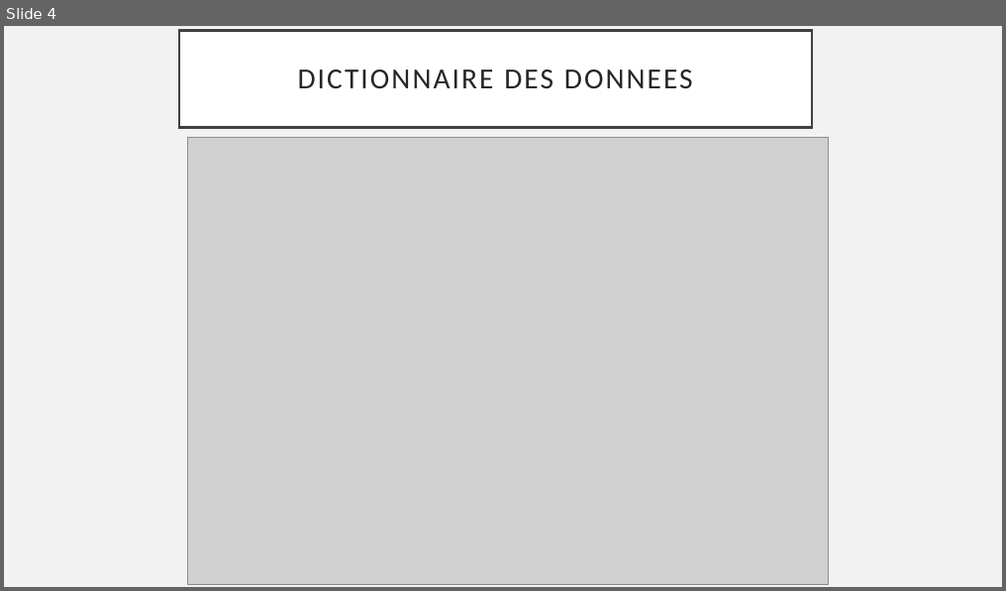
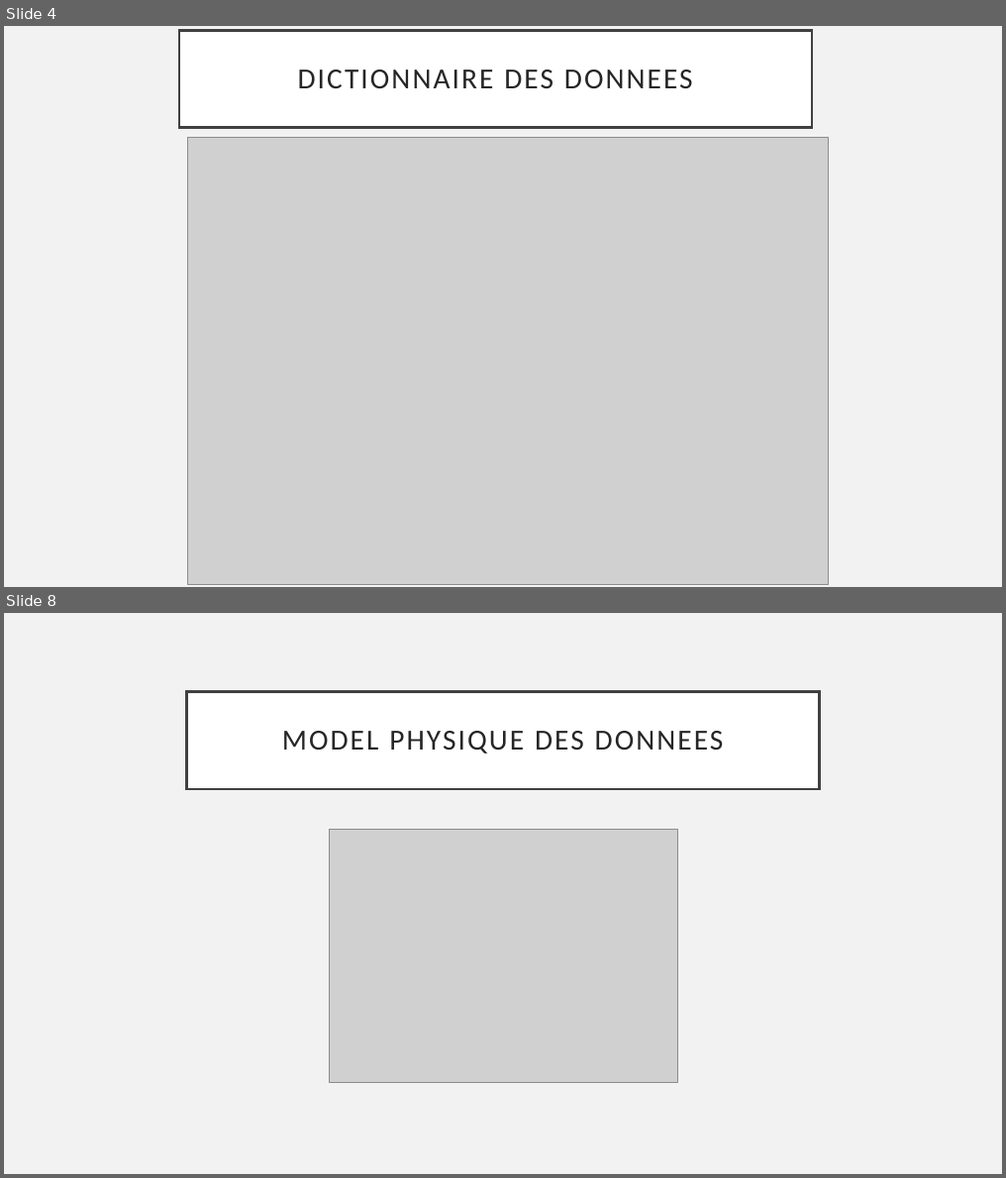
Before and after one commit to massiresogore/seminaire, a slide deck: conception/presentation/Presentation.pptx. Shown one above the other, each under a label of ours: slide 4 before the commit, slides 4 and 8 after it; the slides between them are not shown. The pictures are 1006x591 and 1006x1178 pixels, drawn with LibreOffice and Linux fonts; fonts in the diff are those of the drawing; grey boxes stand for pictures. Boxes give left, top, right and bottom in pixels: in the first picture for what was removed or moved away, otherwise in the second. Text is boxed around its words. In the diff, an @@ line names an element or a change of style, - is before the commit and + after.

```diff
--- a/conception/presentation/Presentation.pptx
+++ b/conception/presentation/Presentation.pptx
@@ slide 8 added at (4,613,1002,1174), background #F2F2F2 @@
@@ title added at (187,691,819,789), fill #FFFFFF, outline #404040 2.5 pt, 28 pt, text #262626 @@
+MODEL PHYSIQUE DES DONNEES
@@ picture added at (329,830,677,1083) @@
```
Also in this commit, not shown: 2 slides changed, 2 other slides added, 4 slides removed, 24 other files.
